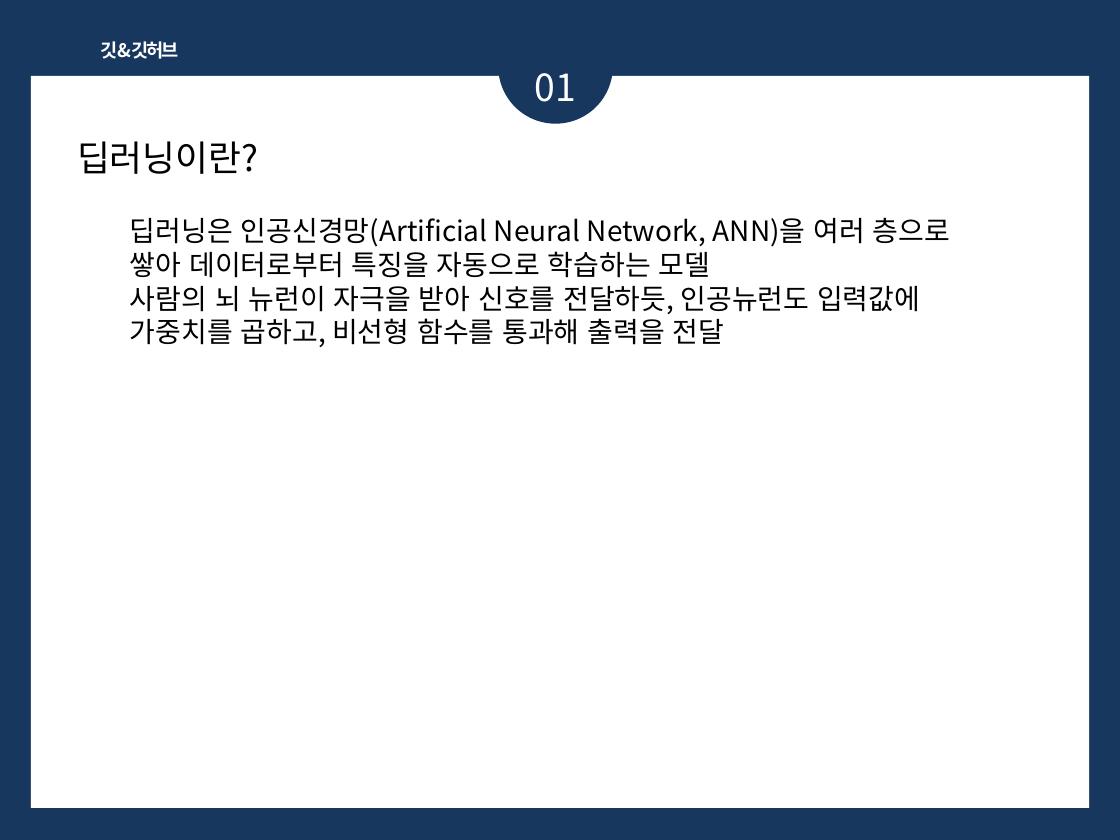
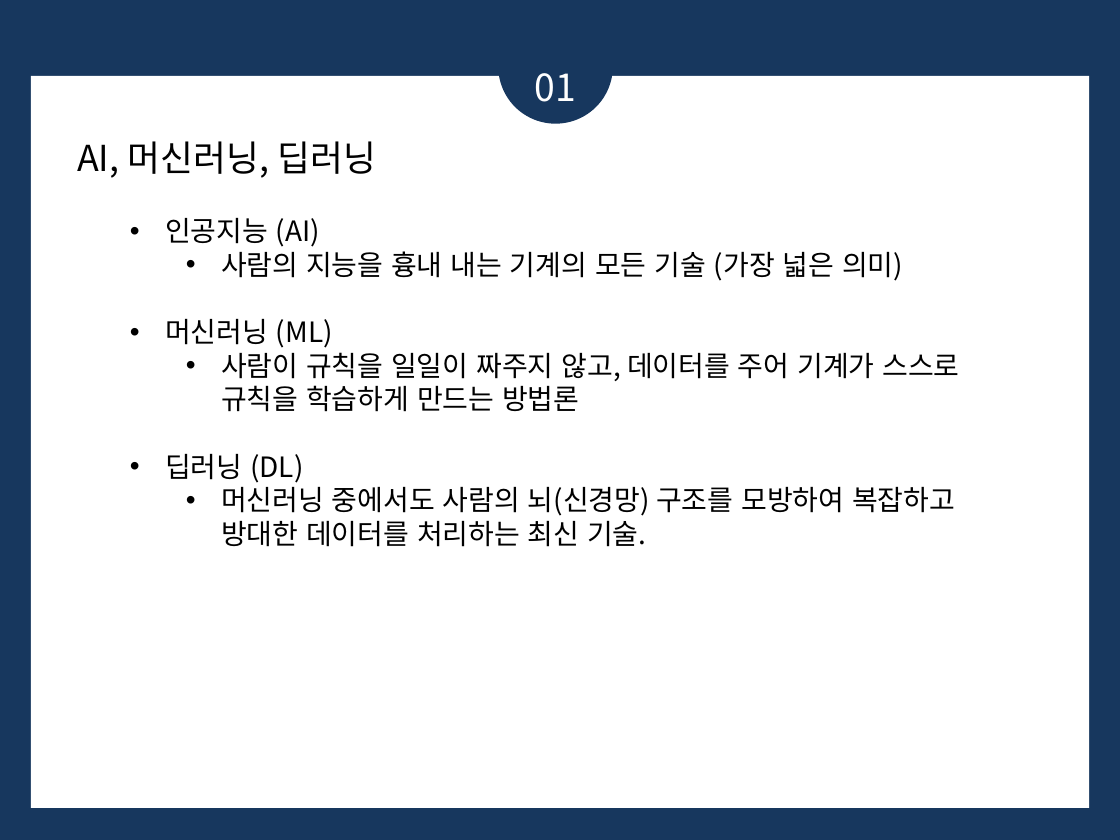
Before and after one commit to bsmoon-86/multicam_2025, a slide deck: slide 3 of PPT/딥러닝.pptx. Drawn at 1120x840 pixels with LibreOffice and Linux fonts; fonts in the diff are those of the drawing. Boxes give left, top, right and bottom in pixels: in the first picture for what was removed or moved away, otherwise in the second. Text is boxed around its words. In the diff, an @@ line names an element or a change of style, - is before the commit and + after.

```diff
--- a/PPT/딥러닝.pptx
+++ b/PPT/딥러닝.pptx
@@ text removed at (100,41,178,59) @@
-깃&깃허브
@@ text at (77,141,376,178): text changed @@
-딥러닝이란?
+AI, 머신러닝, 딥러닝
@@ text at (165,218,959,547): text changed @@
-딥러닝은 인공신경망(Artificial Neural Network, ANN)을 여러 층으로 쌓아 데이터로부터 특징을 자동으로 학습하는 모델
-사람의 뇌 뉴런이 자극을 받아 신호를 전달하듯, 인공뉴런도 입력값에 가중치를 곱하고, 비선형 함수를 통과해 출력을 전달
+• 인공지능 (AI)
+  • 사람의 지능을 흉내 내는 기계의 모든 기술 (가장 넓은 의미)
+• 머신러닝 (ML)
+  • 사람이 규칙을 일일이 짜주지 않고, 데이터를 주어 기계가 스스로 규칙을 학습하게 만드는 방법론
+• 딥러닝 (DL)
+  • 머신러닝 중에서도 사람의 뇌(신경망) 구조를 모방하여 복잡하고 방대한 데이터를 처리하는 최신 기술.
```
Also in this commit, not shown: 2 other slides changed, 14 slides added, 3 slides removed, 8 other files.
